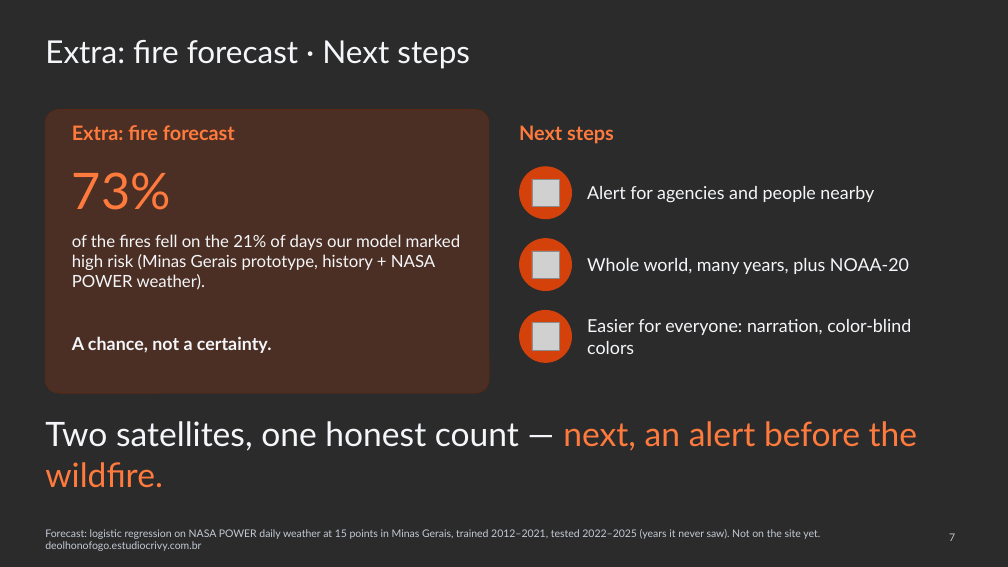
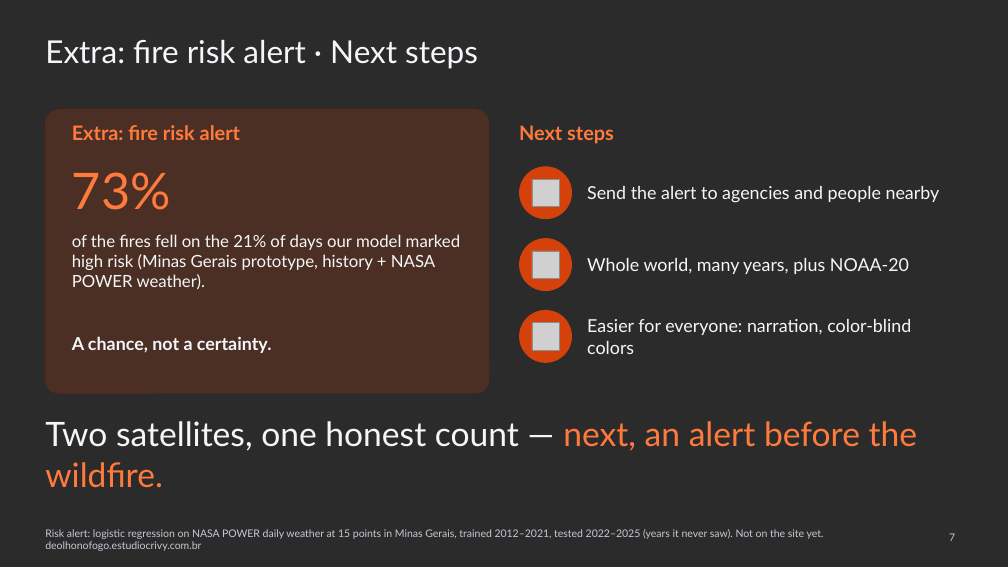
Before and after one commit to WednyFernandes/de-olho-no-fogo, a slide deck: slide 7 of public/apresentacao/de-olho-no-fogo-space-apps-2026-en.pptx. Drawn at 1008x567 pixels with LibreOffice and Linux fonts; fonts in the diff are those of the drawing; grey boxes stand for pictures; background and template pictures are left out; a plain dark background stands for a picture behind light text. Boxes give left, top, right and bottom in pixels: in the first picture for what was removed or moved away, otherwise in the second. Text is boxed around its words. In the diff, an @@ line names an element or a change of style, - is before the commit and + after.

```diff
--- a/public/apresentacao/de-olho-no-fogo-space-apps-2026-en.pptx
+++ b/public/apresentacao/de-olho-no-fogo-space-apps-2026-en.pptx
@@ title at [45, 40, 478, 69]: text changed @@
-Extra: fire forecast · Next steps
+Extra: fire risk alert · Next steps
@@ text at [72, 125, 240, 140]: text changed @@
-Extra: fire forecast
+Extra: fire risk alert
@@ text at [587, 186, 940, 203]: text changed @@
-Alert for agencies and people nearby
+Send the alert to agencies and people nearby
@@ text at [45, 529, 824, 551]: text changed @@
-Forecast: logistic regression on NASA POWER daily weather at 15 points in Minas Gerais, trained 2012–2021, tested 2022–2025 (years it never saw). Not on the site yet. deolhonofogo.estudiocrivy.com.br
+Risk alert: logistic regression on NASA POWER daily weather at 15 points in Minas Gerais, trained 2012–2021, tested 2022–2025 (years it never saw). Not on the site yet. deolhonofogo.estudiocrivy.com.br
```
Also in this commit, not shown: 3 other slides changed, 4 other files.
